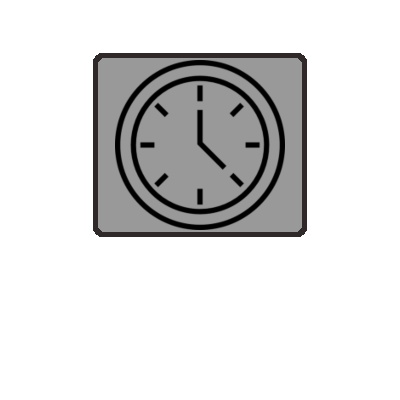
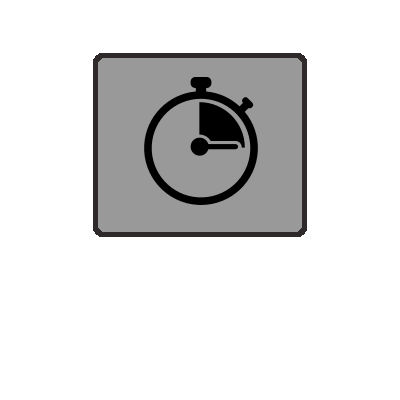
Layered file, before and after one edit (400x400). Changes by layer:
renamed "Calque copié" to "stopwatch_31048.png", painted on it over (x1=115, y1=60, x2=285, y2=230)
